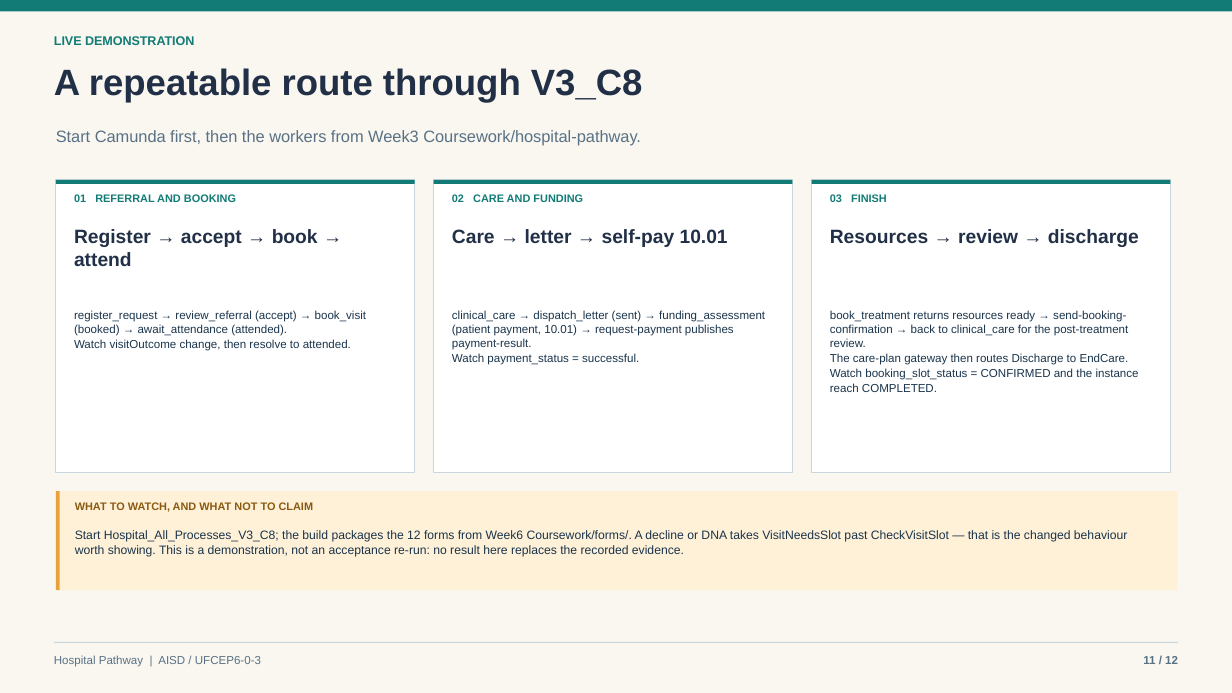
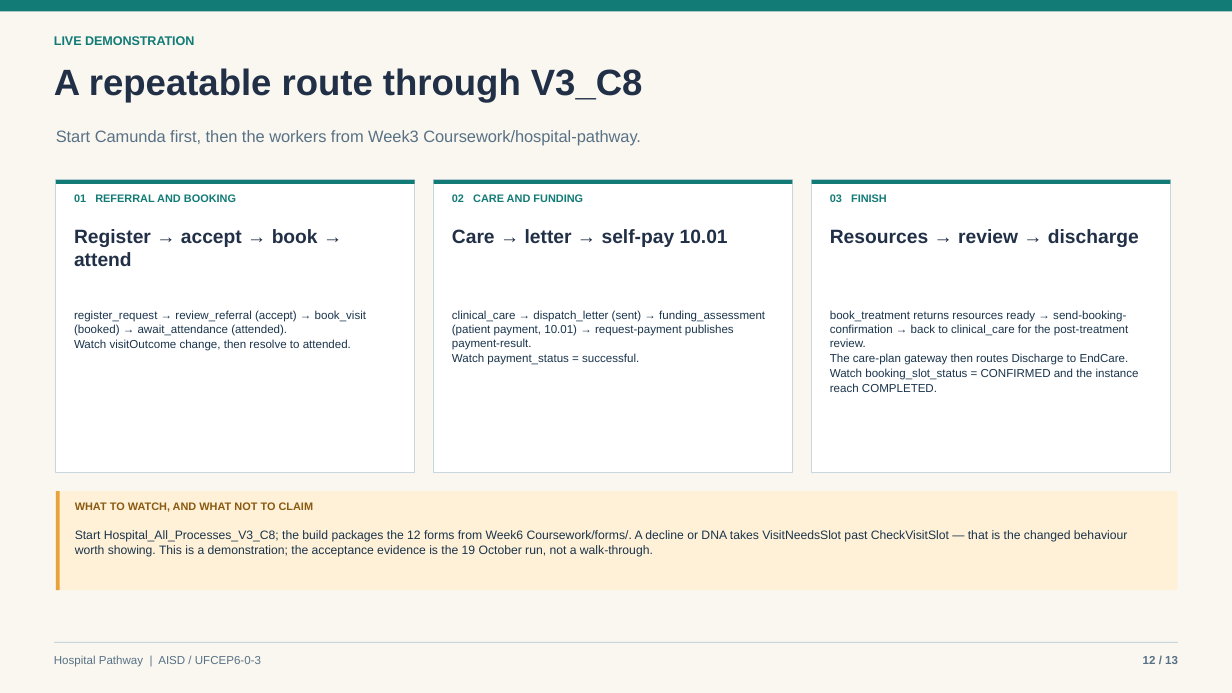
Before and after one commit to Estrella6066773/HW_AISD, a slide deck: slide 12 of submissions/AISD/AISD_Presentation_2026-10-19.pptx (slide 11 before the commit). Drawn at 1232x693 pixels with LibreOffice and Linux fonts; fonts in the diff are those of the drawing. Boxes give left, top, right and bottom in pixels: in the first picture for what was removed or moved away, otherwise in the second. Text is boxed around its words. In the diff, an @@ line names an element or a change of style, - is before the commit and + after.

```diff
--- a/submissions/AISD/AISD_Presentation_2026-10-19.pptx
+++ b/submissions/AISD/AISD_Presentation_2026-10-19.pptx
@@ text at [75,530,1127,557]: text changed @@
-Start Hospital_All_Processes_V3_C8; the build packages the 12 forms from Week6 Coursework/forms/. A decline or DNA takes VisitNeedsSlot past CheckVisitSlot — that is the changed behaviour worth showing. This is a demonstration, not an acceptance re-run: no result here replaces the recorded evidence.
+Start Hospital_All_Processes_V3_C8; the build packages the 12 forms from Week6 Coursework/forms/. A decline or DNA takes VisitNeedsSlot past CheckVisitSlot — that is the changed behaviour worth showing. This is a demonstration; the acceptance evidence is the 19 October run, not a walk-through.
@@ text at [1143,656,1178,664]: text changed @@
-11 / 12
+12 / 13
```
Also in this commit, not shown: 11 other slides changed, 1 slide added, 3 other files.
